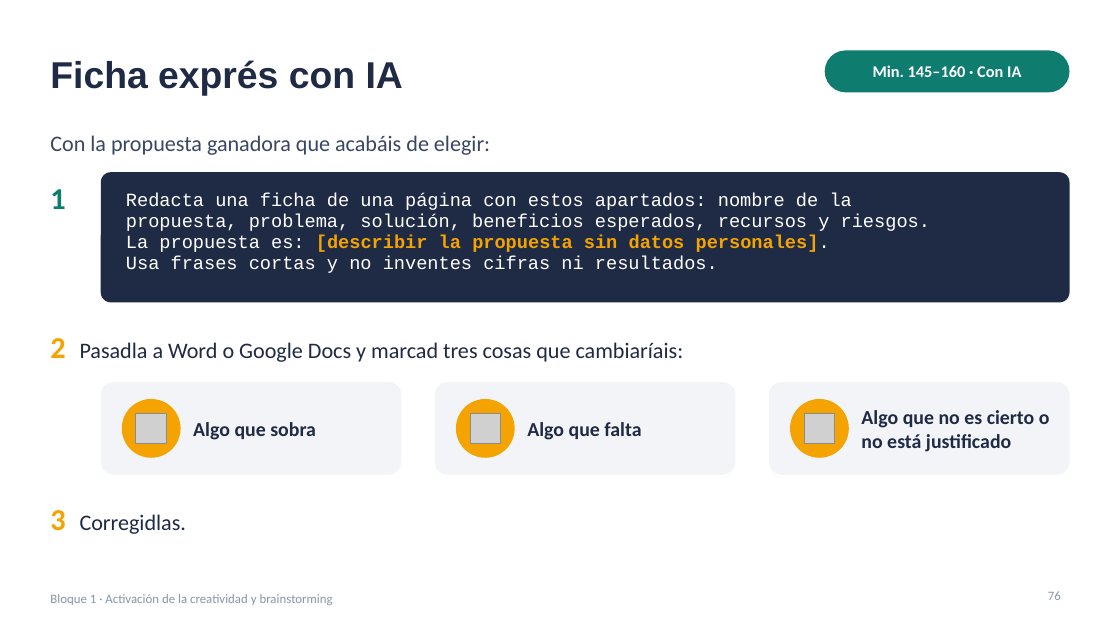
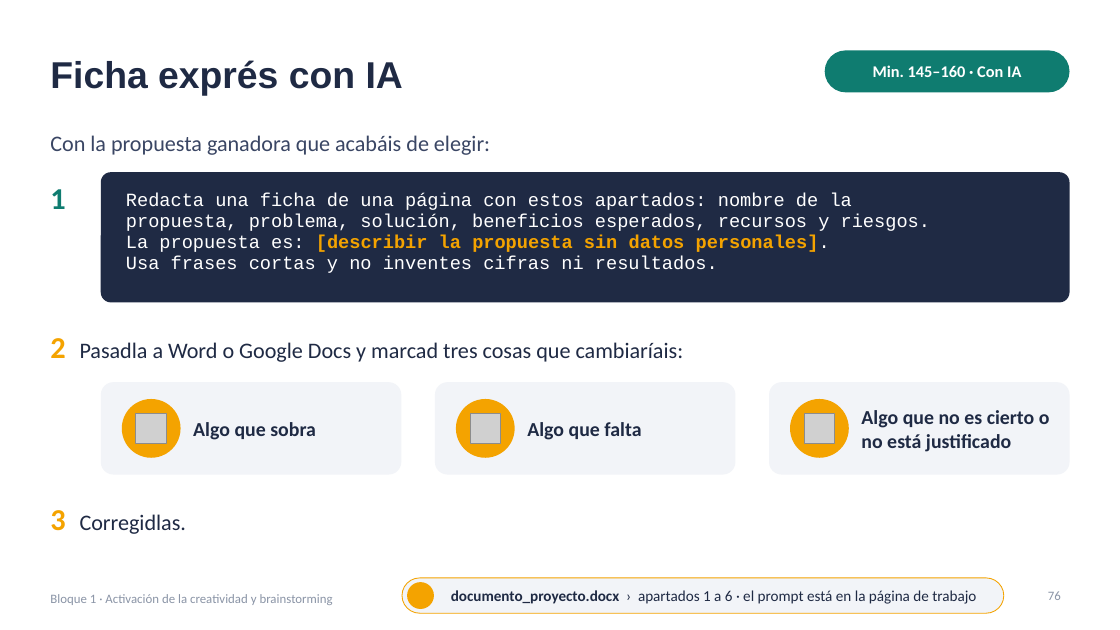
Before and after one commit to jjnieto/creatividad-ofimatica-ia, a slide deck: slide 76 of diapositivas/Curso.pptx. Drawn at 1120x630 pixels with LibreOffice and Linux fonts; fonts in the diff are those of the drawing; grey boxes stand for pictures; background and template pictures are left out. Boxes give left, top, right and bottom in pixels: in the first picture for what was removed or moved away, otherwise in the second. Text is boxed around its words. In the diff, an @@ line names an element or a change of style, - is before the commit and + after.

```diff
--- a/diapositivas/Curso.pptx
+++ b/diapositivas/Curso.pptx
@@ rounded rectangle added at (402, 578, 1004, 613), fill #F2F4F8, outline #F4A300 0.75 pt, 13 pt, text #1F2A44 @@
+documento_proyecto.docx › apartados 1 a 6 · el prompt está en la página de trabajo
@@ ellipse added at (408, 582, 434, 609), fill #F4A300 @@
```
Also in this commit, not shown: 32 other slides changed, 1 other file.
